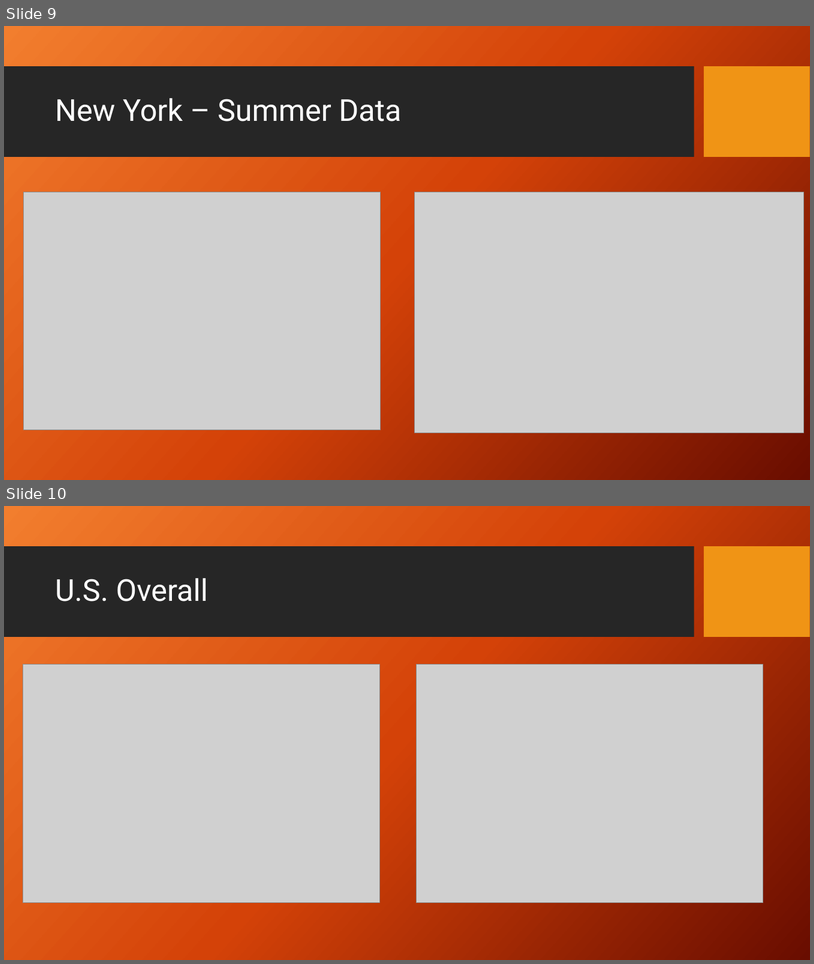
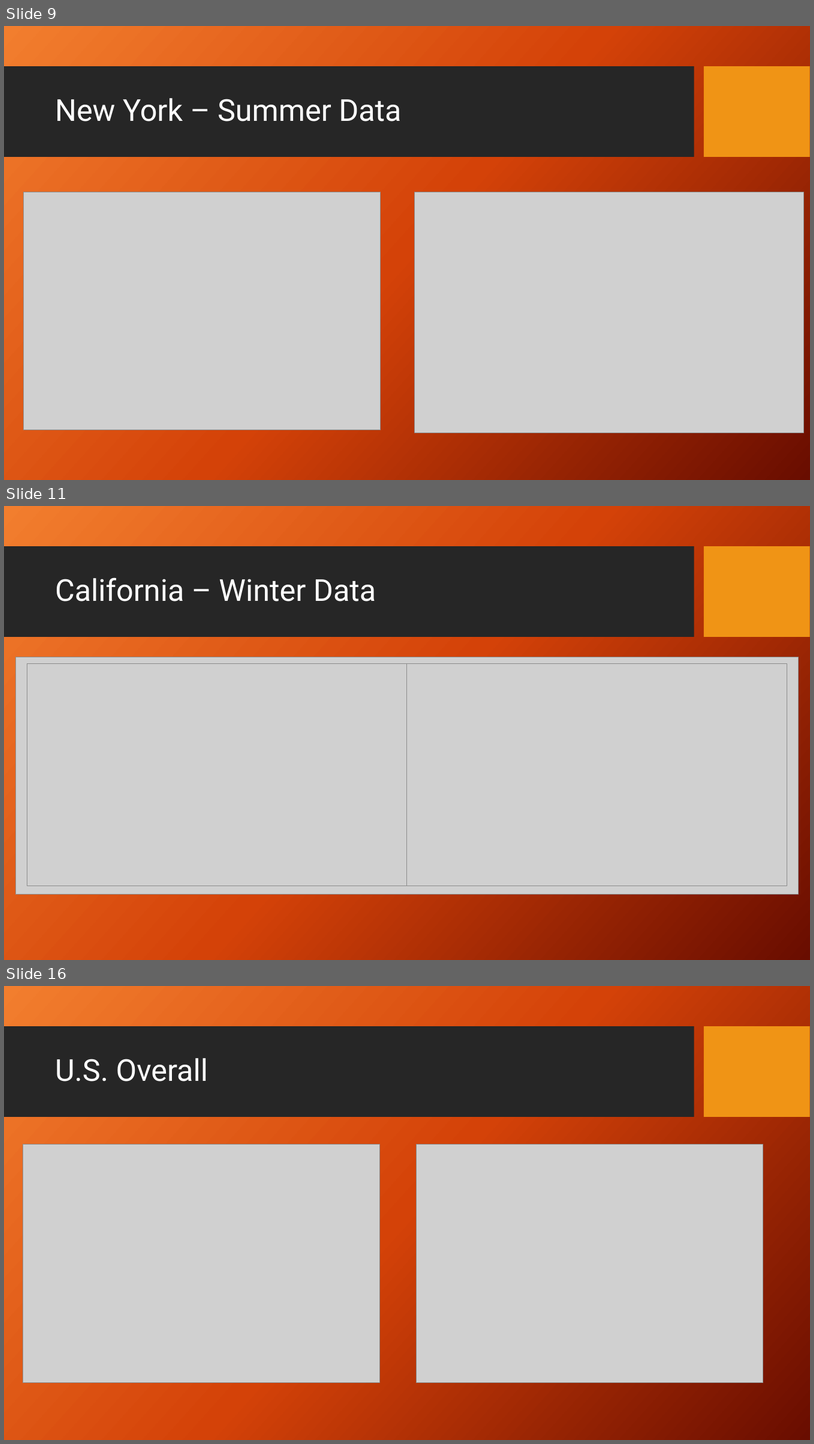
Before and after one commit to KennytheSun/Global_Warming_Repo, a slide deck: CO2emissionsVsTempPP.pptx. Shown one above the other, each under a label of ours: slides 9 and 10 before the commit, slides 9, 11 and 16 after it; the slides between them are not shown. The pictures are 814x964 and 814x1444 pixels, drawn with LibreOffice and Linux fonts; fonts in the diff are those of the drawing; grey boxes stand for pictures; background and template pictures are left out. Boxes give left, top, right and bottom in pixels: in the first picture for what was removed or moved away, otherwise in the second. Text is boxed around its words. In the diff, an @@ line names an element or a change of style, - is before the commit and + after.

Commit message:
PPT updates

```diff
--- a/CO2emissionsVsTempPP.pptx
+++ b/CO2emissionsVsTempPP.pptx
@@ slide 11 added at (4,506,810,960), background picture (left out); not listed: 2 template elements that a slide beside it also shows @@
@@ title added at (55,577,376,601), 36 pt, text #FFFFFF @@
+California – Winter Data
@@ picture added at (15,657,799,894) @@
@@ picture added at (27,663,407,885) @@
@@ picture added at (408,663,788,885) @@
@@ what was slide 10 is now slide 16 @@
```
Also in this commit, not shown: 5 other slides added, 1 other file.
